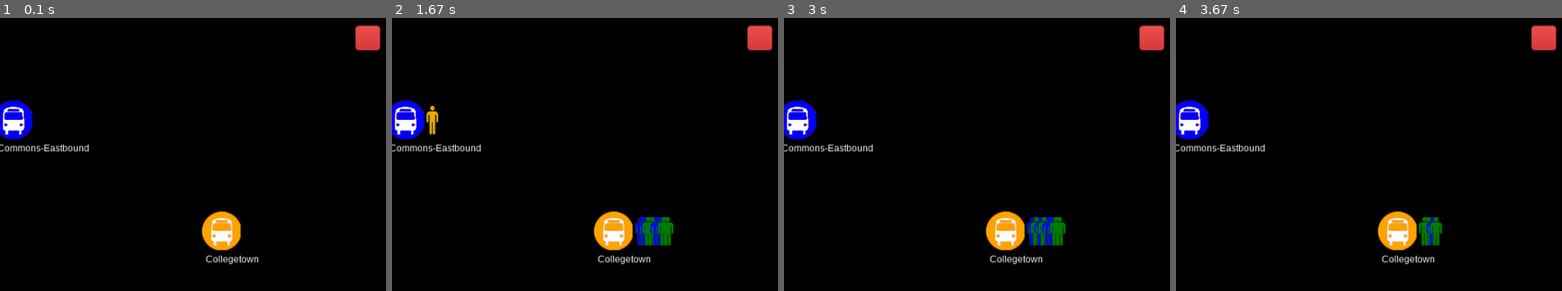
Above: before the commit, frames 1-4 (left to right).
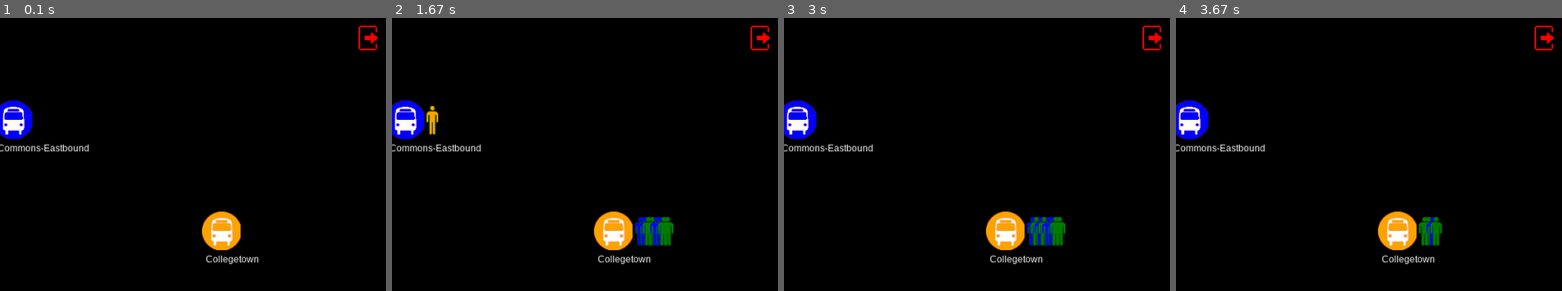
Above: after the commit, the same moments.

Repository: yujiakimoto/PySimio
Game: pygame game, started from animation.py
The game is run twice, just before and just after one commit, with the same random seed, the same clock (stepped at 60 frames per second) and the same inputs.
Inputs (mouse positions are % of the whole screen's width and height, from its top left):
- Up to frame 1 (0.1 s): no input
- Up to frame 2 (1.67 s): click (98, 3) at 0.38 s
- Up to frame 3 (3 s): no input
- Up to frame 4 (3.67 s): no input
The pictures show only the part of the screen within x 50-100%, y 12-61%; the shares and areas given below are measured in that part.

The runs differ from the first frame. In frame 1, 0.6% of the frame differs, in the area x 92-99%, y 2-12%; in frame 2, 0.6%; in frame 3, 0.6%; in frame 4, 0.6%.

Commit message:
Changed icon

Diff:
--- a/animation.py
+++ b/animation.py
@@ -114,10 +114,11 @@
                     print('Reset')
                     map.reset()
                 if stop[1].collidepoint(mouse):
+                    print('Exit')
                     sys.exit()
 
         pygame.display.flip()
 
 if __name__ == "__main__":
     ithaca = create_map()
-    animate(ithaca, 60)
+    animate(ithaca, 6*60)
Binary file changed: images/stop.png
